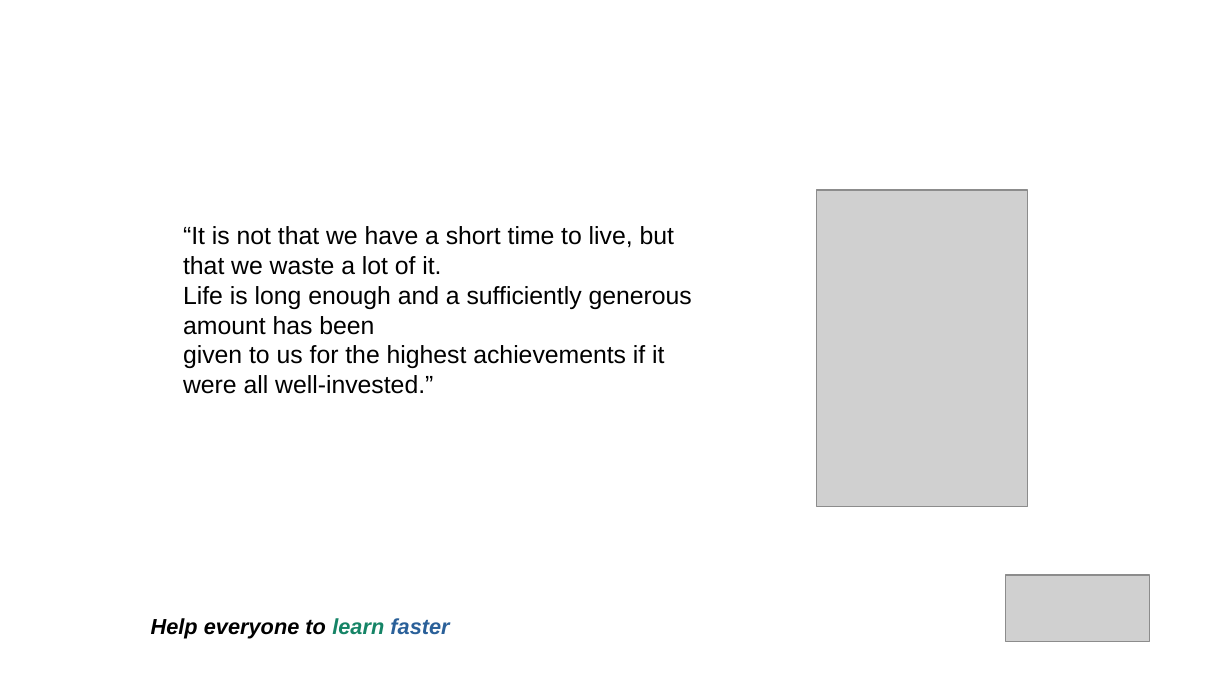
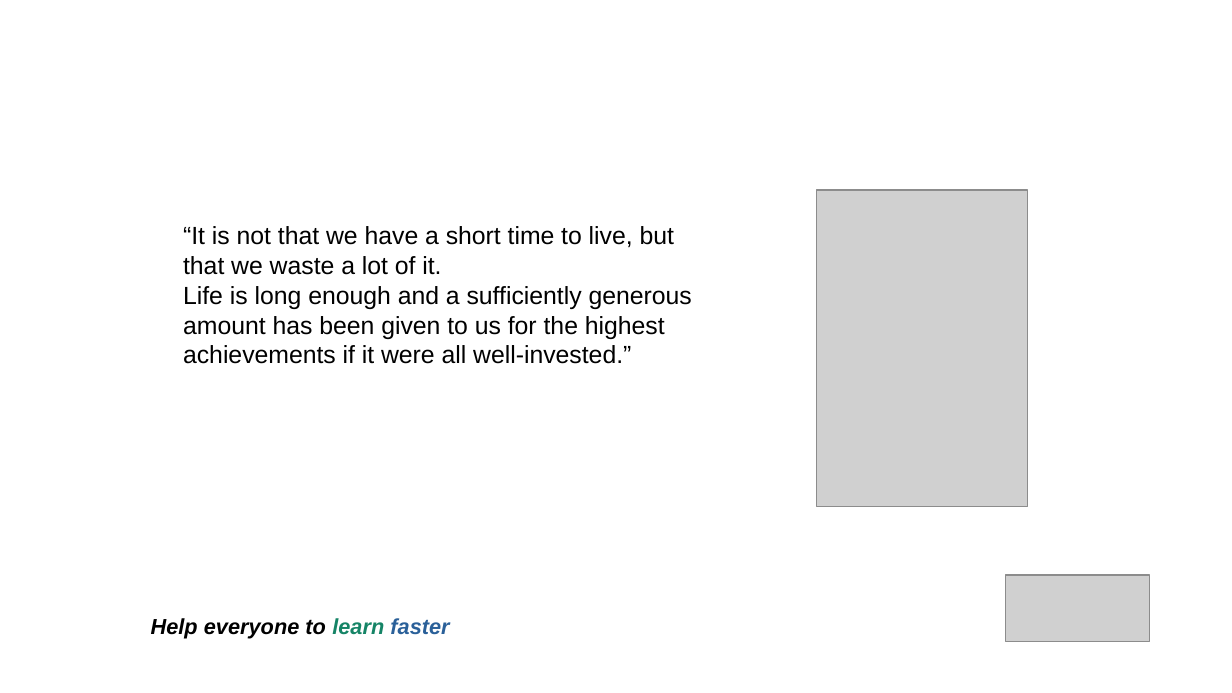
Before and after one commit to jejaksaid/course-flc, a slide deck: slide 9 of Time Management/time-management.pptx. Drawn at 1232x693 pixels with LibreOffice and Linux fonts; fonts in the diff are those of the drawing; grey boxes stand for pictures; background and template pictures are left out. Boxes give left, top, right and bottom in pixels: in the first picture for what was removed or moved away, otherwise in the second. Text is boxed around its words. In the diff, an @@ line names an element or a change of style, - is before the commit and + after.

```diff
--- a/Time Management/time-management.pptx
+++ b/Time Management/time-management.pptx
@@ text at <box>183,286,692,364</box>: text changed @@
-Life is long enough and a sufficiently generous amount has been
-given to us for the highest achievements if it were all well-invested.”
+Life is long enough and a sufficiently generous amount has been given to us for the highest achievements if it were all well-invested.”
```
Also in this commit, not shown: 56 other slides changed, 1 slide added, 1 slide removed, 2 other files.
